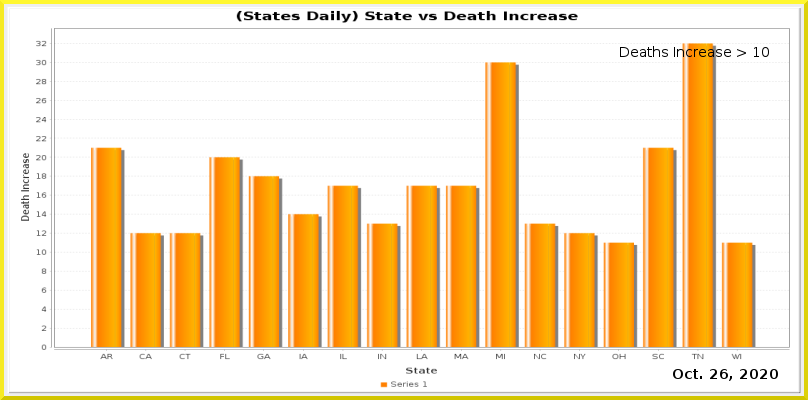
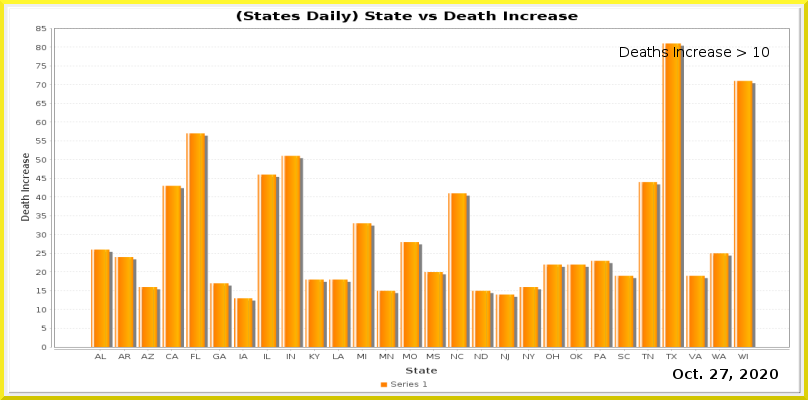
The second 808×400 image is a revision of the first. Changes to its layers:
painted on "Current Date" over [720, 369, 728, 379]
painted on "Date_vs_TestIncrease.png" over [36, 25, 789, 361]
